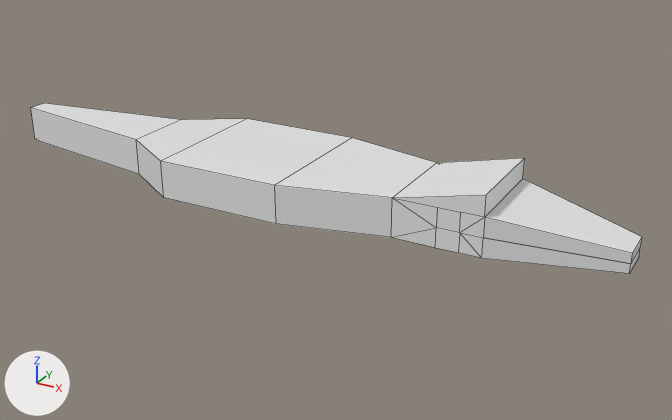
The Blender file BlenderModels/Snapjaw.blend: old version first, new version second.
Camera for both pictures: a 50 mm lens placed at (7.56, -12.58, 5.79), pointed at (0.52, 0.22, -0.61). The lights are fixed; the arrows at lower left show +X, +Y and +Z. The picture after the commit comes second. Mesh edges are drawn as thin lines.

Objects in the first picture: 'Head'.
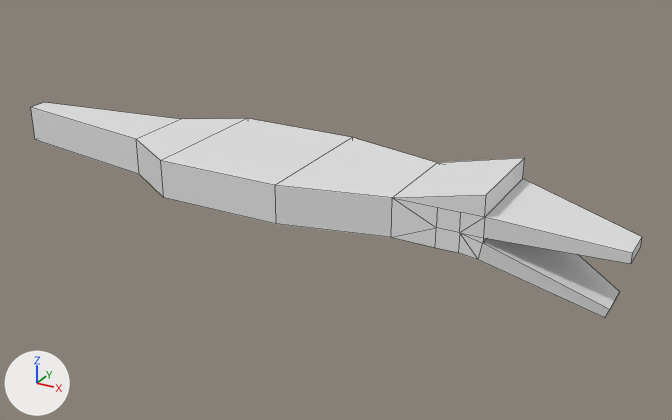
The change, as a list of edits to the scene's bpy script:
```text
Change me_cube:
    used by ob_head; location = (4.54, 0.0, 0.0)
    remove me_cube.from_pydata(...)  # 50 vertices, 59 faces; spans x -10.57..1.0, y -1.28..1.28, z -0.33..0.67
    add me_cube.from_pydata(...)  # 50 vertices, 59 faces; spans x -10.57..1.0, y -1.28..1.28, z -1.12..0.67
    me_cube part 1
    me_cube.vertices[1].co: (1.0, 0.31, -0.33) -> (0.75, 0.31, -1.12)  # pixel (639, 256) -> pixel (615, 299)
    me_cube.vertices[3].co: (1.0, -0.31, -0.33) -> (0.75, -0.31, -1.12)  # pixel (629, 273) -> pixel (604, 317)
    me_cube.vertices[5].co: (-1.0, 0.85, -0.33) -> (-1.05, 0.85, -0.37)
    me_cube.vertices[7].co: (-1.0, -0.85, -0.33) -> (-1.05, -0.85, -0.37)  # pixel (481, 258) -> pixel (478, 259)
    me_cube.vertices[31].co: (1.0, 0.31, -0.17) -> (1.0, 0.31, -0.18)  # pixel (640, 246) -> pixel (640, 247)
    me_cube.vertices[32].co: (1.0, -0.31, -0.17) -> (1.0, -0.31, -0.18)  # pixel (630, 263)
    me_cube.vertices[34].co: (1.0, 0.31, -0.17) -> (0.8, 0.31, -0.97)  # pixel (640, 246) -> pixel (619, 291)
    me_cube.vertices[35].co: (1.0, -0.31, -0.17) -> (0.8, -0.31, -0.97)  # pixel (630, 263) -> pixel (609, 309)
    me_cube.vertices[36].co: (-1.0, 0.85, 0.0) -> (-1.01, 0.85, -0.09)
    me_cube.vertices[37].co: (-1.0, -0.85, 0.0) -> (-1.01, -0.85, -0.09)  # pixel (483, 237) -> pixel (482, 243)
    other edits to the shape of me_cube do not show in these pictures
```

Where the change shows, as pixel boxes [x1, y1, x2, y2] in the pictures (672 x 420 px; the box of a moved part takes in the faces that stretch with it):
'Head', reshaped (27% taller): before [31, 103, 642, 273]; after [31, 102, 642, 318]
part 1 of me_cube, moved or reshaped: before [458, 217, 642, 273]; after [458, 217, 642, 318]
